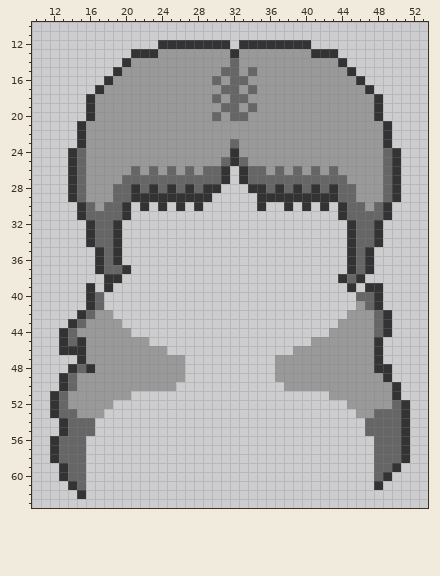
Pixel-art sprite, stored at assets/Swadgesona/Hair/h_WavyLong.png. Above, as it was before the edit.
The file is 64x64 pixels. Shown: x 10..53, y 10..63.
After the commit:
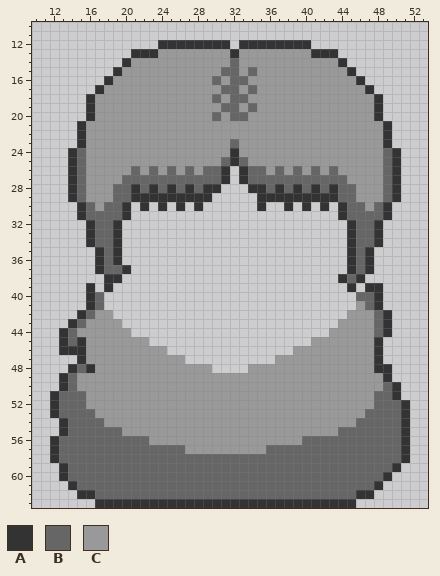
Palette (. is transparent): A #333333  B #666666  C #999999
What changed:
y 48: x 27..29 ... -> CCC; x 34..36 ... -> CCC
y 49: x 27..36 .......... -> CCCCCCCCCC
y 50: x 26..37 ............ -> CCCCCCCCCCCC; x 49 C -> B
y 51: x 14..15 CC -> BB; x 21..42 ...................... -> CCCCCCCCCCCCCCCCCCCCCC; x 48..49 CC -> BB
y 52: x 14..15 CC -> BB; x 19..44 .......................... -> CCCCCCCCCCCCCCCCCCCCCCCCCC; x 48..49 CC -> BB
y 53: x 15..16 CC -> BB; x 18..45 ............................ -> CCCCCCCCCCCCCCCCCCCCCCCCCCCC; x 47 C -> B
y 54: x 17..46 .............................. -> BCCCCCCCCCCCCCCCCCCCCCCCCCCCCB
y 55: x 17..46 .............................. -> BBBCCCCCCCCCCCCCCCCCCCCCCCCBBB
y 56: x 16..47 ................................ -> BBBBBBBCCCCCCCCCCCCCCCCCBBBBBBBB
y 57: x 16..47 ................................ -> BBBBBBBBBBBCCCCCCCCCBBBBBBBBBBBB
y 58..61: x 16..47 ................................ -> BBBBBBBBBBBBBBBBBBBBBBBBBBBBBBBB
y 62: x 16..47 ................................ -> ABBBBBBBBBBBBBBBBBBBBBBBBBBBBBAA
y 63: x 17..45 ............................. -> AAAAAAAAAAAAAAAAAAAAAAAAAAAAA
